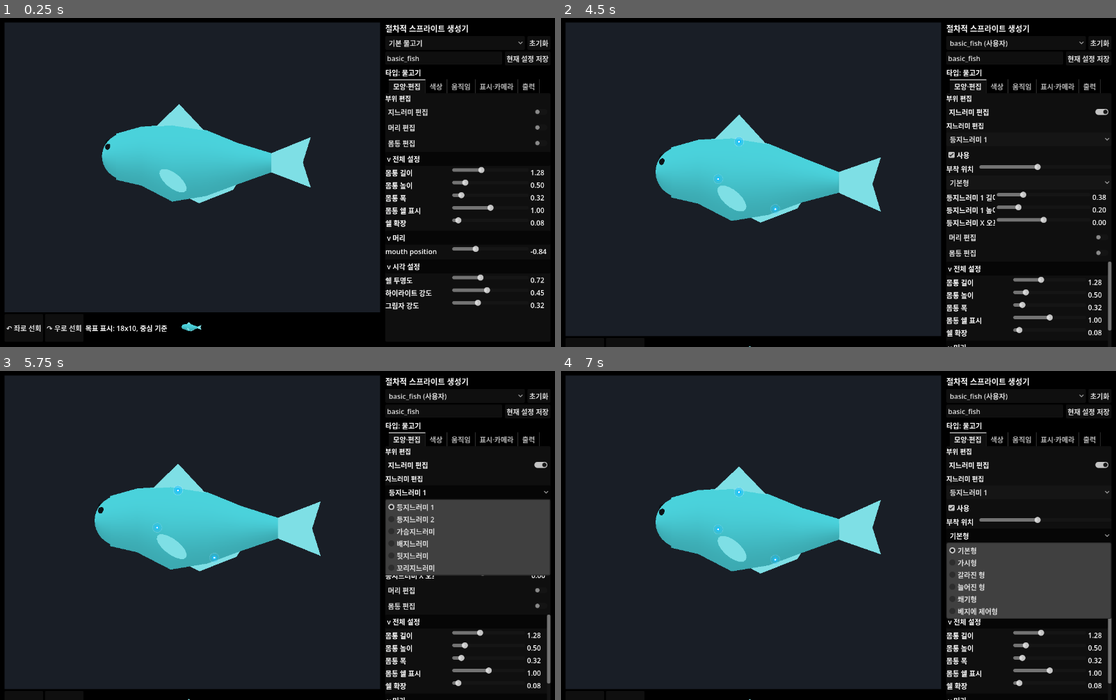
Above: before the commit, frames 1-4 (two rows, left to right).
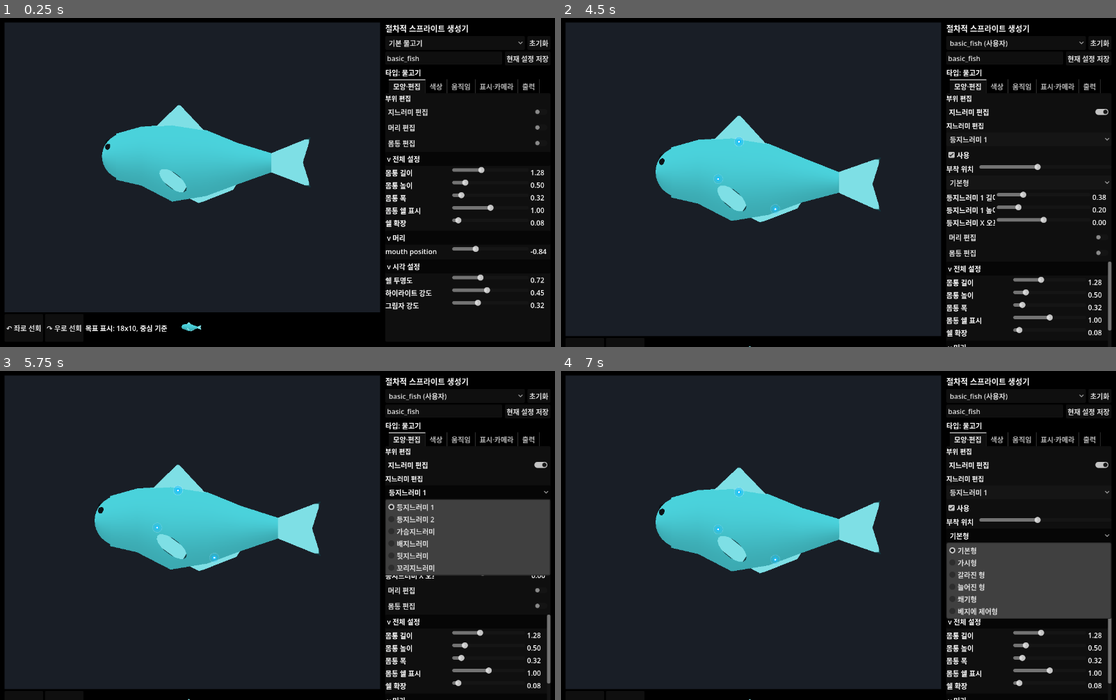
Above: after the commit, the same moments.

Repository: currywhaleshark/aquarium_sprite_mock-up_generator
Game: Godot game, scene res://scenes/Main.tscn
The game is run twice, just before and just after one commit, with the same random seed, the same clock (stepped at 60 frames per second) and the same inputs.
Inputs:
- Up to frame 1 (0.25 s): no input
- Up to frame 2 (4.5 s): click "현재 설정 저장" at 0.5 s; click "↶ 좌로 선회" at 1.25 s; click "↷ 우로 선회" at 2 s; click "basic_fish (사용자)" at 2.75 s; click "초기화" at 3.5 s; click "지느러미 편집" at 4.25 s
- Up to frame 3 (5.75 s): click "등지느러미 1" at 5 s
- Up to frame 4 (7 s): click "사용" at 5.75 s; click "기본형" at 6.5 s

The runs differ from the first frame. In frame 1, less than 0.1% of the frame differs, in the area x 29-57%, y 26-95%; in frame 2, less than 0.1%; in frame 3, less than 0.1%, in the area x 29-58%, y 28-61%; in frame 4, less than 0.1%.

Commit message:
Add fin UVs and detail material

Diff:
--- /dev/null
+++ b/scenes/FinMaterialTest.tscn
@@ -0,0 +1,6 @@
+[gd_scene format=3]
+
+[ext_resource type="Script" path="res://scripts/tools/FinMaterialTest.gd" id="1_fin_material"]
+
+[node name="FinMaterialTest" type="Node"]
+script = ExtResource("1_fin_material")
--- a/scripts/creature/BodyProfile.gd
+++ b/scripts/creature/BodyProfile.gd
@@ -322,7 +322,9 @@
 		"dorsal_2_enabled", "dorsal_2_attach_t", "dorsal_2_shape",
 		"pectoral_attach_t", "pelvic_enabled", "pelvic_attach_t", "pelvic_shape",
 		"anal_attach_t", "anal_shape", "head_shape", "mouth_type", "snout_length",
-		"forehead_slope", "jaw_offset", "mouth_size", "head_flattening"
+		"forehead_slope", "jaw_offset", "mouth_size", "head_flattening",
+		"fin_opacity", "fin_edge_color", "fin_edge_width", "fin_ray_count",
+		"fin_ray_strength", "fin_tip_color", "fin_gradient_color"
 	])
 	updated["motion_profile"] = _pick(normalized_parameters, [
 		"swim_mode", "swim_speed", "global_sway_amount", "phase_delay", "tail_sway_multiplier",
--- a/scripts/creature/FishRig.gd
+++ b/scripts/creature/FishRig.gd
@@ -74,7 +74,7 @@
 	# the head-appendage / eye-stalk accent.
 	var body_mat := TMF.make_body_material(parameters)
 	var secondary_mat := TMF.make_surface(param_color("secondary_color", "#d8fbff"), 0.2, 0.5)
-	var fin_mat := TMF.make_surface(param_color("fin_color", "#7ee1e8"), 0.28, 0.35)
+	var fin_mat := TMF.make_fin_material(parameters)
 	var eye_mat := TMF.make_dark("#10161a")
 
 	var body_length := param_float("body_length", 1.45)
--- a/scripts/creature/PrimitiveFactory.gd
+++ b/scripts/creature/PrimitiveFactory.gd
@@ -263,20 +263,38 @@
 	center /= float(points.size())
 	var vertices := PackedVector3Array([center])
 	var normals := PackedVector3Array([Vector3.BACK])
+	var uvs := PackedVector2Array()
 	var indices := PackedInt32Array()
+	var min_x := INF
+	var max_x := -INF
+	var min_y := INF
+	var max_y := -INF
+	for point in points:
+		min_x = minf(min_x, point.x)
+		max_x = maxf(max_x, point.x)
+		min_y = minf(min_y, point.y)
+		max_y = maxf(max_y, point.y)
+	uvs.append(_fin_uv_for_point(center, min_x, max_x, min_y, max_y))
 	for point in points:
 		vertices.append(point)
 		normals.append(Vector3.BACK)
+		uvs.append(_fin_uv_for_point(point, min_x, max_x, min_y, max_y))
 	for i in points.size():
 		indices.append_array(PackedInt32Array([0, i + 1, (i + 1) % points.size() + 1]))
 	var arrays := []
 	arrays.resize(Mesh.ARRAY_MAX)
 	arrays[Mesh.ARRAY_VERTEX] = vertices
 	arrays[Mesh.ARRAY_NORMAL] = normals
+	arrays[Mesh.ARRAY_TEX_UV] = uvs
 	arrays[Mesh.ARRAY_INDEX] = indices
 	var mesh := ArrayMesh.new()
 	mesh.add_surface_from_arrays(Mesh.PRIMITIVE_TRIANGLES, arrays)
 	return mesh
+
+static func _fin_uv_for_point(point: Vector3, min_x: float, max_x: float, min_y: float, max_y: float) -> Vector2:
+	var width := maxf(max_x - min_x, 0.001)
+	var height := maxf(max_y - min_y, 0.001)
+	return Vector2((point.x - min_x) / width, (point.y - min_y) / height)
 
 static func _fin_shape_points(shape: String, length: float, height: float) -> PackedVector3Array:
 	match shape:
@@ -408,10 +426,16 @@
 
 static func oval_fin(name: String, radius_x: float, radius_y: float, material: Material, segments: int = 18) -> MeshInstance3D:
 	var vertices := PackedVector3Array([Vector3(radius_x, 0.0, 0.0)])
+	var uvs := PackedVector2Array([Vector2(0.5, 0.5)])
 	var indices := PackedInt32Array()
 	for i in segments:
 		var angle := TAU * float(i) / float(segments)
-		vertices.append(Vector3(cos(angle) * radius_x + radius_x, sin(angle) * radius_y, 0.0))
+		var point := Vector3(cos(angle) * radius_x + radius_x, sin(angle) * radius_y, 0.0)
+		vertices.append(point)
+		uvs.append(Vector2(
+			clampf(point.x / maxf(radius_x * 2.0, 0.001), 0.0, 1.0),
+			clampf((point.y + radius_y) / maxf(radius_y * 2.0, 0.001), 0.0, 1.0)
+		))
 	for i in segments:
 		indices.append(0)
 		indices.append(i + 1)
@@ -423,6 +447,7 @@
 	arrays.resize(Mesh.ARRAY_MAX)
 	arrays[Mesh.ARRAY_VERTEX] = vertices
 	arrays[Mesh.ARRAY_NORMAL] = normals
+	arrays[Mesh.ARRAY_TEX_UV] = uvs
 	arrays[Mesh.ARRAY_INDEX] = indices
 	var mesh := ArrayMesh.new()
 	mesh.add_surface_from_arrays(Mesh.PRIMITIVE_TRIANGLES, arrays)
--- a/scripts/materials/ToonMaterialFactory.gd
+++ b/scripts/materials/ToonMaterialFactory.gd
@@ -2,6 +2,7 @@
 extends RefCounted
 
 const BODY_SHADER_PATH := "res://shaders/fish_body_toon.gdshader"
+const FIN_SHADER_PATH := "res://shaders/fish_fin_toon.gdshader"
 const SpeciesMarkingLayerScript := preload("res://scripts/species/SpeciesMarkingLayer.gd")
 
 # Opaque toon body material shared by the body shell and the head mesh. Carries
@@ -47,6 +48,19 @@
 	material.shading_mode = BaseMaterial3D.SHADING_MODE_UNSHADED
 	return material
 
+static func make_fin_material(parameters: Dictionary) -> ShaderMaterial:
+	var material := ShaderMaterial.new()
+	material.shader = load(FIN_SHADER_PATH)
+	material.set_shader_parameter("fin_color", _as_color(parameters.get("fin_color", "#7ee1e8")))
+	material.set_shader_parameter("fin_edge_color", _as_color(parameters.get("fin_edge_color", parameters.get("outline_color", "#162126"))))
+	material.set_shader_parameter("fin_tip_color", _as_color(parameters.get("fin_tip_color", parameters.get("fin_color", "#d8fbff"))))
+	material.set_shader_parameter("fin_gradient_color", _as_color(parameters.get("fin_gradient_color", parameters.get("fin_color", "#7ee1e8"))))
+	material.set_shader_parameter("fin_opacity", clampf(float(parameters.get("fin_opacity", 1.0)), 0.0, 1.0))
+	material.set_shader_parameter("fin_edge_width", clampf(float(parameters.get("fin_edge_width", 0.035)), 0.0, 0.25))
+	material.set_shader_parameter("fin_ray_count", clampf(float(parameters.get("fin_ray_count", 0.0)), 0.0, 32.0))
+	material.set_shader_parameter("fin_ray_strength", clampf(float(parameters.get("fin_ray_strength", 0.0)), 0.0, 1.0))
+	return material
+
 static func make_dark(color_value: Variant) -> StandardMaterial3D:
 	var material := StandardMaterial3D.new()
 	material.albedo_color = _as_color(color_value)
--- /dev/null
+++ b/scripts/tools/FinMaterialTest.gd
@@ -0,0 +1,106 @@
+extends Node
+
+const PrimitiveFactoryScript := preload("res://scripts/creature/PrimitiveFactory.gd")
+const ToonMaterialFactoryScript := preload("res://scripts/materials/ToonMaterialFactory.gd")
+const FishRigScript := preload("res://scripts/creature/FishRig.gd")
+const BodyProfileScript := preload("res://scripts/creature/BodyProfile.gd")
+
+func _ready() -> void:
+	_test_polygon_and_oval_fins_have_uvs()
+	_test_fin_material_exposes_detail_uniforms()
+	_test_fish_rig_uses_fin_material()
+	_test_fin_detail_parameters_round_trip_through_fin_profile()
+
+	DirAccess.make_dir_recursive_absolute(ProjectSettings.globalize_path("res://exports/test_results"))
+	var file := FileAccess.open("res://exports/test_results/fin_material.ok", FileAccess.WRITE)
+	file.store_string("fin UVs and fin material detail uniforms verified")
+	file.close()
+	print("FIN_MATERIAL_TEST_OK")
+	get_tree().quit(0)
+
+func _test_polygon_and_oval_fins_have_uvs() -> void:
+	var polygon_mesh := PrimitiveFactoryScript.build_polygon_fin_mesh(PackedVector3Array([
+		Vector3(-0.5, 0.0, 0.0),
+		Vector3(0.0, 0.7, 0.0),
+		Vector3(0.5, 0.0, 0.0)
+	]))
+	_assert_mesh_has_uvs(polygon_mesh)
+
+	var oval := PrimitiveFactoryScript.oval_fin("TestOvalFin", 0.25, 0.12, StandardMaterial3D.new(), 12)
+	_assert_mesh_has_uvs(oval.mesh)
+	oval.free()
+
+func _test_fin_material_exposes_detail_uniforms() -> void:
+	var material := ToonMaterialFactoryScript.make_fin_material({
+		"fin_color": "#88ddff",
+		"fin_opacity": 0.64,
+		"fin_edge_color": "#102030",
+		"fin_edge_width": 0.09,
+		"fin_ray_count": 7.0,
+		"fin_ray_strength": 0.45,
+		"fin_tip_color": "#ffffff",
+		"fin_gradient_color": "#336699"
+	})
+	assert(material is ShaderMaterial)
+	assert(material.shader is Shader)
+	assert(abs(float(material.get_shader_parameter("fin_opacity")) - 0.64) < 0.001)
+	assert(abs(float(material.get_shader_parameter("fin_edge_width")) - 0.09) < 0.001)
+	assert(abs(float(material.get_shader_parameter("fin_ray_count")) - 7.0) < 0.001)
+	assert(abs(float(material.get_shader_parameter("fin_ray_strength")) - 0.45) < 0.001)
+	assert(material.get_shader_parameter("fin_color") is Color)
+	assert(material.get_shader_parameter("fin_edge_color") is Color)
+	assert(material.get_shader_parameter("fin_tip_color") is Color)
+	assert(material.get_shader_parameter("fin_gradient_color") is Color)
+
+func _test_fish_rig_uses_fin_material() -> void:
+	var fish := FishRigScript.new()
+	add_child(fish)
+	fish.auto_animate = false
+	fish.set_parameters({
+		"fin_color": "#88ddff",
+		"fin_opacity": 0.72,
+		"fin_edge_color": "#112233",
+		"fin_edge_width": 0.08,
+		"fin_ray_count": 6.0,
+		"fin_ray_strength": 0.5
+	})
+	var dorsal := fish.get_node_or_null("BodyPivot/DorsalFin1") as MeshInstance3D
+	assert(dorsal != null)
+	assert(dorsal.material_override is ShaderMaterial)
+	assert(abs(float(dorsal.material_override.get_shader_parameter("fin_opacity")) - 0.72) < 0.001)
+
+func _test_fin_detail_parameters_round_trip_through_fin_profile() -> void:
+	var params := {
+		"fin_opacity": 0.66,
+		"fin_edge_color": "#111222",
+		"fin_edge_width": 0.07,
+		"fin_ray_count": 9.0,
+		"fin_ray_strength": 0.44,
+		"fin_tip_color": "#ccddee",
+		"fin_gradient_color": "#334455"
+	}
+	var split := BodyProfileScript.split_parameters_into_profiles(params, {"name": "fin_detail_round_trip"})
+	var fin_profile: Dictionary = split.get("fin_profile", {})
+	assert(abs(float(fin_profile.get("fin_opacity", 0.0)) - 0.66) < 0.001)
+	assert(String(fin_profile.get("fin_edge_color", "")) == "#111222")
+	assert(abs(float(fin_profile.get("fin_edge_width", 0.0)) - 0.07) < 0.001)
+	assert(abs(float(fin_profile.get("fin_ray_count", 0.0)) - 9.0) < 0.001)
+	assert(abs(float(fin_profile.get("fin_ray_strength", 0.0)) - 0.44) < 0.001)
+	assert(String(fin_profile.get("fin_tip_color", "")) == "#ccddee")
+	assert(String(fin_profile.get("fin_gradient_color", "")) == "#334455")
+	var rebuilt := BodyProfileScript.make_parameters_from_structured_preset(split)
+	assert(abs(float(rebuilt.get("fin_opacity", 0.0)) - 0.66) < 0.001)
+	assert(String(rebuilt.get("fin_edge_color", "")) == "#111222")
+
+func _assert_mesh_has_uvs(mesh: Mesh) -> void:
+	assert(mesh != null)
+	var arrays := mesh.surface_get_arrays(0)
+	var vertices: PackedVector3Array = arrays[Mesh.ARRAY_VERTEX]
+	var uvs: PackedVector2Array = arrays[Mesh.ARRAY_TEX_UV]
+	assert(vertices.size() > 0)
+	assert(uvs.size() == vertices.size())
+	var saw_nonzero := false
+	for uv in uvs:
+		if abs(uv.x) > 0.001 or abs(uv.y) > 0.001:
+			saw_nonzero = true
+	assert(saw_nonzero)
--- /dev/null
+++ b/shaders/fish_fin_toon.gdshader
@@ -0,0 +1,37 @@
+// Unshaded fin shader for readable aquarium sprites.
+// UV.x runs root->tip and UV.y runs lower->upper within the fin bounds.
+shader_type spatial;
+render_mode unshaded, cull_disabled, blend_mix, depth_prepass_alpha;
+
+uniform vec4 fin_color : source_color = vec4(0.49, 0.88, 0.91, 1.0);
+uniform vec4 fin_edge_color : source_color = vec4(0.08, 0.14, 0.17, 1.0);
+uniform vec4 fin_tip_color : source_color = vec4(0.85, 0.98, 1.0, 1.0);
+uniform vec4 fin_gradient_color : source_color = vec4(0.49, 0.88, 0.91, 1.0);
+uniform float fin_opacity : hint_range(0.0, 1.0) = 1.0;
+uniform float fin_edge_width : hint_range(0.0, 0.25) = 0.035;
+uniform float fin_ray_count : hint_range(0.0, 32.0) = 0.0;
+uniform float fin_ray_strength : hint_range(0.0, 1.0) = 0.0;
+
+varying vec2 v_uv;
+
+void vertex() {
+	v_uv = UV;
+}
+
+void fragment() {
+	vec3 col = mix(fin_gradient_color.rgb, fin_color.rgb, 1.0 - v_uv.x);
+	col = mix(col, fin_tip_color.rgb, smoothstep(0.68, 1.0, v_uv.x) * fin_tip_color.a);
+
+	float edge = 1.0 - smoothstep(fin_edge_width, fin_edge_width + 0.02, min(v_uv.y, 1.0 - v_uv.y));
+	edge = max(edge, smoothstep(1.0 - fin_edge_width - 0.02, 1.0 - fin_edge_width, v_uv.x));
+	col = mix(col, fin_edge_color.rgb, edge * fin_edge_color.a);
+
+	if (fin_ray_count > 0.5 && fin_ray_strength > 0.0) {
+		float ray = pow(abs(sin(v_uv.y * fin_ray_count * TAU)), 18.0);
+		float ray_fade = smoothstep(0.05, 0.8, v_uv.x);
+		col = mix(col, fin_edge_color.rgb, ray * ray_fade * fin_ray_strength);
+	}
+
+	ALBEDO = clamp(col, 0.0, 1.0);
+	ALPHA = fin_opacity;
+}
